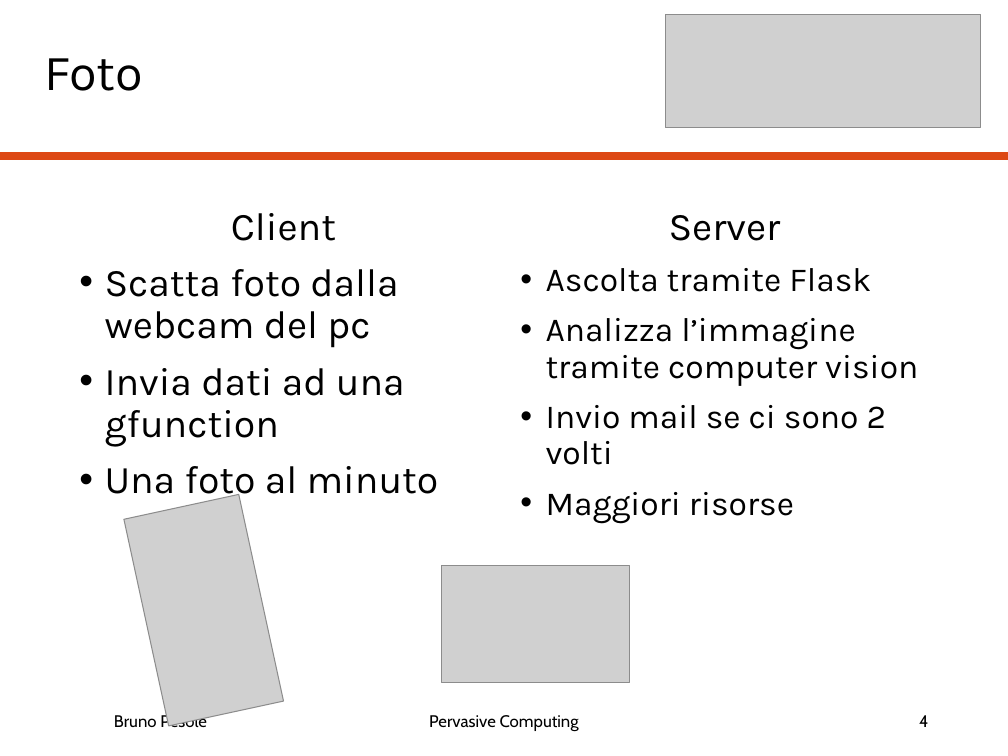
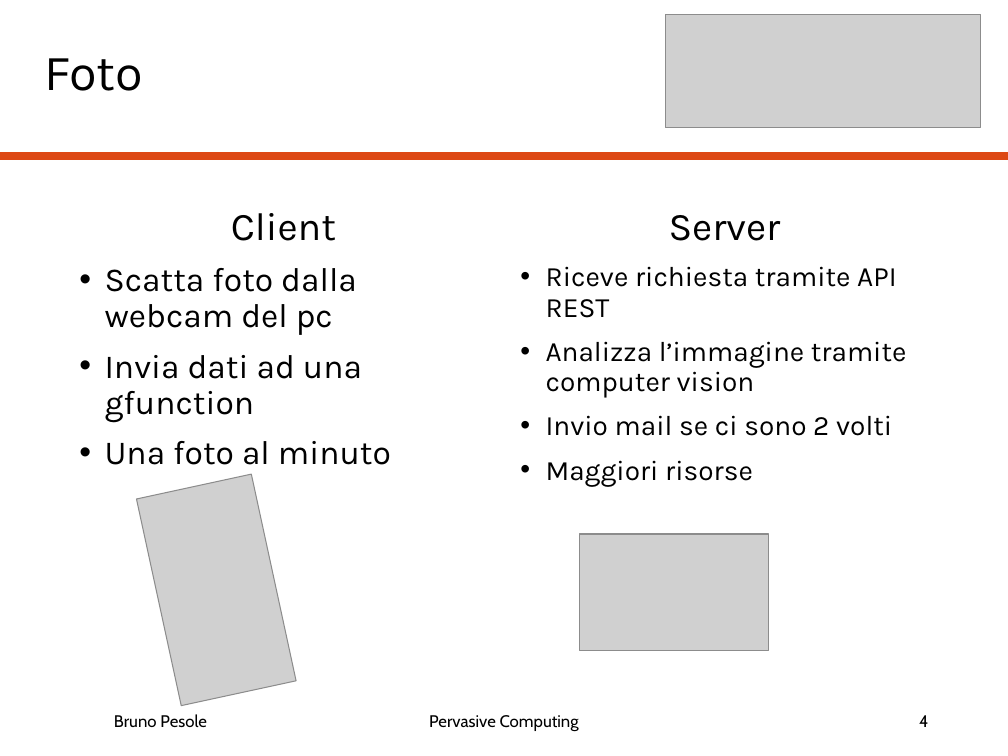
Before and after one commit to magicoderx/HomeGuard, a slide deck: slide 4 of docs/Presentazione.pptx. Drawn at 1008x756 pixels with LibreOffice and Linux fonts; fonts in the diff are those of the drawing; grey boxes stand for pictures. Boxes give left, top, right and bottom in pixels: in the first picture for what was removed or moved away, otherwise in the second. Text is boxed around its words. In the diff, an @@ line names an element or a change of style, - is before the commit and + after.

Commit message:
Update cloud functions without Flask

```diff
--- a/docs/Presentazione.pptx
+++ b/docs/Presentazione.pptx
@@ text at [105, 268, 391, 465]: size 28 to 24 pt @@
@@ text at [546, 266, 896, 318]: text changed; size 24 to 20 pt @@
-• Ascolta tramite Flask
+• Riceve richiesta tramite API REST
@@ text at [546, 341, 907, 487]: size 24 to 20 pt in "Analizza l’immagine tramite computer vision", "Invio mail se ci sono 2 volti", "Maggiori risorse" @@
@@ picture: place and size @@
-picture at [124, 494, 284, 726]
+picture at [136, 474, 296, 706]
@@ picture: place and size @@
-picture at [442, 565, 630, 682]
+picture at [580, 534, 768, 651]
```
Also in this commit, not shown: 1 other slide changed, 5 other files.
